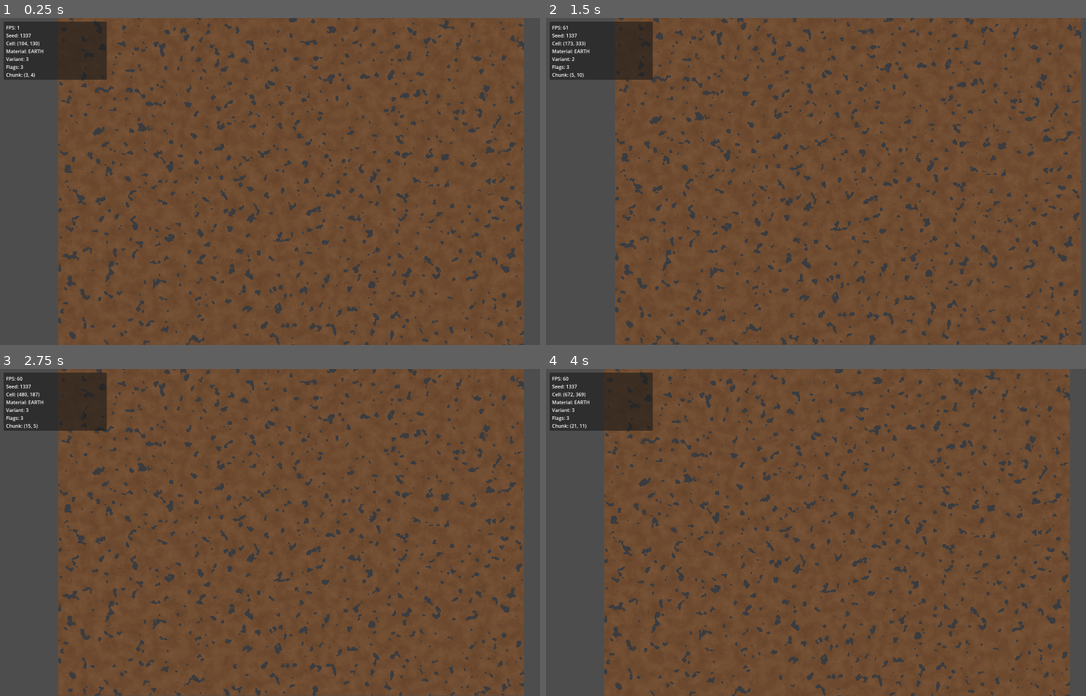
Above: before the commit, frames 1-4 (two rows, left to right).
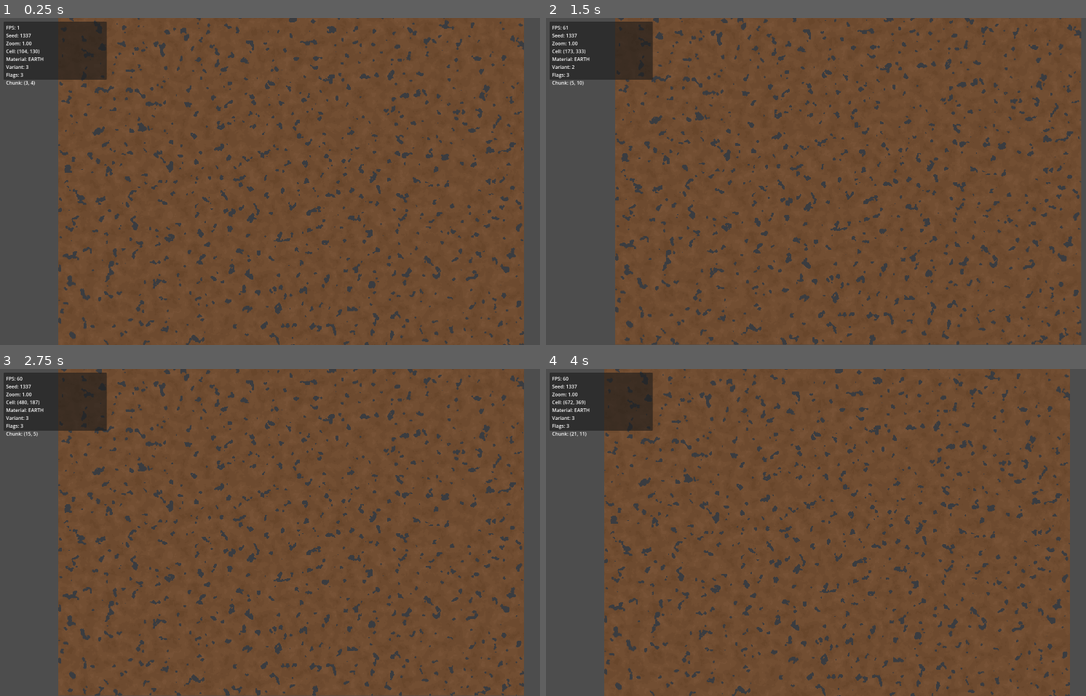
Above: after the commit, the same moments.

Repository: Kanturna/Diggy
Game: Godot game, scene res://main/Main.tscn
Two runs of this game, one before a commit and one after it. Both use one fixed random seed, a clock stepped at 60 frames per second and the inputs below.
Inputs (mouse positions are in pixels of both pictures, inside the frame that each line leads up to):
- Up to frame 1 (0.25 s): no input
- Up to frame 2 (1.5 s): tap Enter at 0.5 s; move the mouse to (967, 165) at 0.52 s; tap S (camera_down) at 0.6 s; click (967, 165) at 0.67 s; tap Space at 1.25 s; move the mouse to (718, 197) at 1.27 s; tap A (camera_left) at 1.35 s; click (718, 197) at 1.42 s
- Up to frame 3 (2.75 s): tap Enter at 2 s; move the mouse to (351, 460) at 2.02 s; tap D (camera_right) at 2.1 s; click (351, 460) at 2.17 s
- Up to frame 4 (4 s): tap Space at 2.75 s; move the mouse to (810, 597) at 2.77 s; tap Shift (camera_speed) at 2.85 s; click (810, 597) at 2.92 s; tap Enter at 3.5 s; move the mouse to (1010, 581) at 3.52 s; tap W (camera_up) at 3.6 s; click (1010, 581) at 3.67 s

The runs differ from the first frame. In frame 1, 0.3% of the frame differs, in the area x 1-9%, y 7-21%; in frame 2, 0.3%; in frame 3, 0.3%; in frame 4, 0.3%.

Commit message:
fix 2 camera and loading times

Diff:
--- a/core/world/WorldGenerator.gd
+++ b/core/world/WorldGenerator.gd
@@ -6,12 +6,13 @@
 const Config = preload("res://core/Config.gd")
 
 func generate(world: WorldModel) -> void:
+	world.begin_bulk_update()
 	_fill_with_earth(world)
 	_carve_noise_caves(world)
 	for _i in Config.CAVE_SMOOTH_PASSES:
 		_smooth_pass(world)
 	_apply_variants(world)
-	world.mark_world_dirty()
+	world.end_bulk_update()
 
 func _fill_with_earth(world: WorldModel) -> void:
 	for y in world.height:
--- a/core/world/WorldModel.gd
+++ b/core/world/WorldModel.gd
@@ -16,6 +16,7 @@
 var flags := PackedInt32Array()
 
 var _dirty_chunk_keys: Dictionary = {}
+var _bulk_update_depth := 0
 
 func setup(new_width: int, new_height: int, new_chunk_size: int, new_seed: int) -> void:
 	width = new_width
@@ -64,10 +65,13 @@
 	if not is_in_bounds(x, y):
 		return
 	var i := index_of(x, y)
+	if materials[i] == material and variants[i] == variant and flags[i] == cell_flags:
+		return
 	materials[i] = material
 	variants[i] = variant
 	flags[i] = cell_flags
-	mark_dirty_by_cell(x, y)
+	if _bulk_update_depth == 0:
+		mark_dirty_by_cell(x, y)
 
 func set_material(x: int, y: int, material: int, variant_override: int = -1) -> void:
 	if not is_in_bounds(x, y):
@@ -101,6 +105,16 @@
 func clear_dirty_chunks() -> void:
 	_dirty_chunk_keys.clear()
 
+func begin_bulk_update() -> void:
+	_bulk_update_depth += 1
+
+func end_bulk_update(mark_dirty: bool = true) -> void:
+	if _bulk_update_depth == 0:
+		return
+	_bulk_update_depth -= 1
+	if _bulk_update_depth == 0 and mark_dirty:
+		mark_world_dirty()
+
 func mark_world_dirty() -> void:
 	var chunks_x := int(ceil(float(width) / float(chunk_size)))
 	var chunks_y := int(ceil(float(height) / float(chunk_size)))
--- a/debug/DebugOverlay.gd
+++ b/debug/DebugOverlay.gd
@@ -30,8 +30,11 @@
 
 func _build_debug_text(cell: Vector2i) -> String:
 	var lines: Array[String] = []
+	var camera := get_viewport().get_camera_2d()
 	lines.append("FPS: %d" % Engine.get_frames_per_second())
 	lines.append("Seed: %d" % world.seed)
+	if camera != null:
+		lines.append("Zoom: %.2f" % camera.zoom.x)
 	lines.append("Cell: (%d, %d)" % [cell.x, cell.y])
 
 	if not world.is_in_bounds(cell.x, cell.y):
